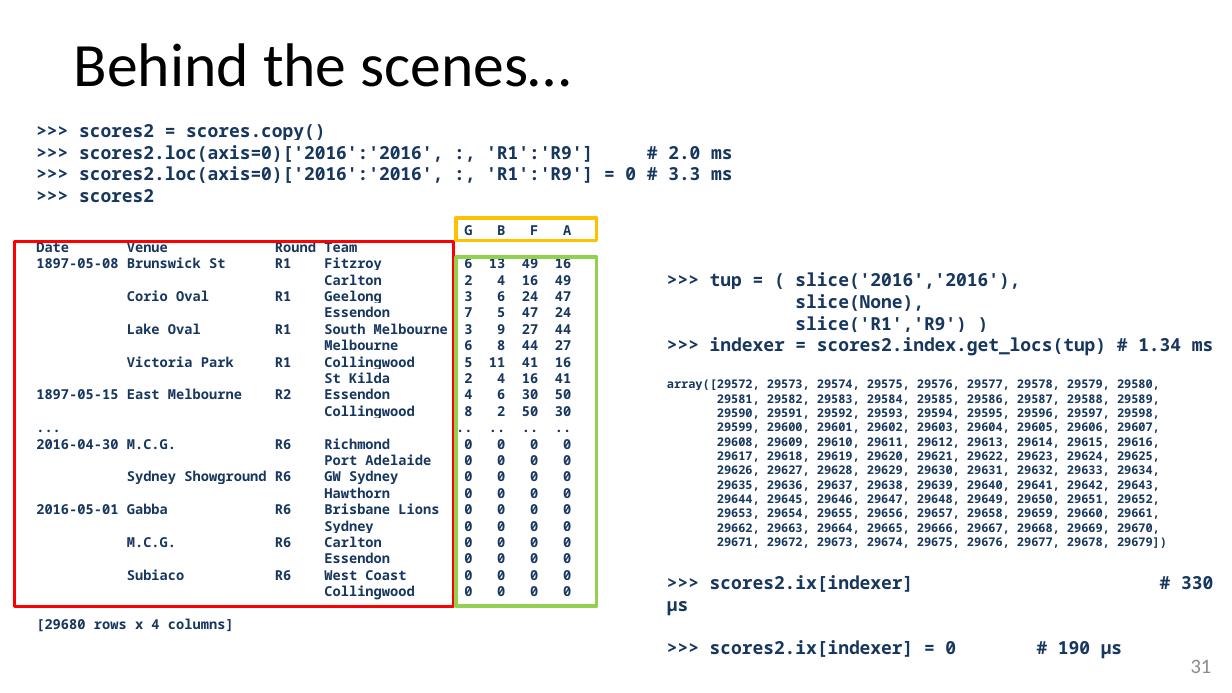
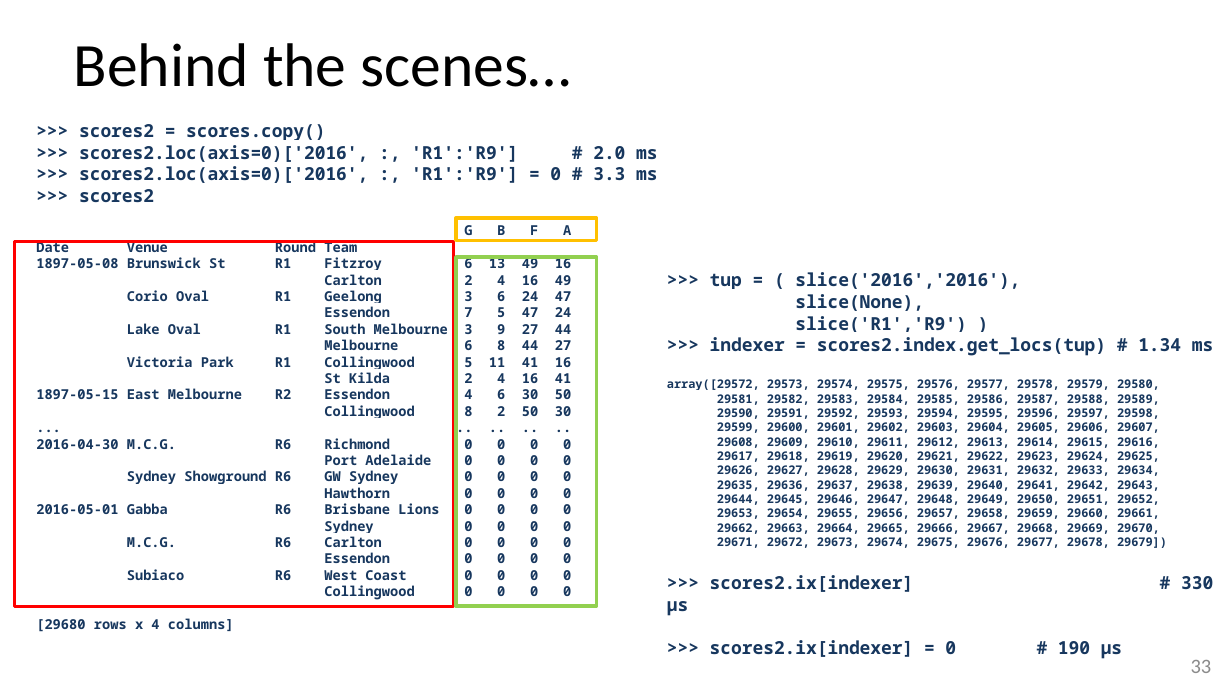
Before and after one commit to stevesimmons/PyDataDC2016-PandasFromTheInside, a slide deck: slide 34 of pfi.pptx (slide 32 before the commit). Drawn at 1232x693 pixels with LibreOffice and Linux fonts; fonts in the diff are those of the drawing. Boxes give left, top, right and bottom in pixels: in the first picture for what was removed or moved away, otherwise in the second. Text is boxed around its words. In the diff, an @@ line names an element or a change of style, - is before the commit and + after.

```diff
--- a/pfi.pptx
+++ b/pfi.pptx
@@ text at bbox=[79, 145, 657, 183]: text changed @@
->>> scores2.loc(axis=0)['2016':'2016', :, 'R1':'R9'] # 2.0 ms
->>> scores2.loc(axis=0)['2016':'2016', :, 'R1':'R9'] = 0 # 3.3 ms
+>>> scores2.loc(axis=0)['2016', :, 'R1':'R9'] # 2.0 ms
+>>> scores2.loc(axis=0)['2016', :, 'R1':'R9'] = 0 # 3.3 ms
@@ page number at bbox=[1191, 660, 1212, 673]: text changed @@
-31
+33
```
Also in this commit, not shown: 8 other slides changed, 2 slides added, 1 other file.
